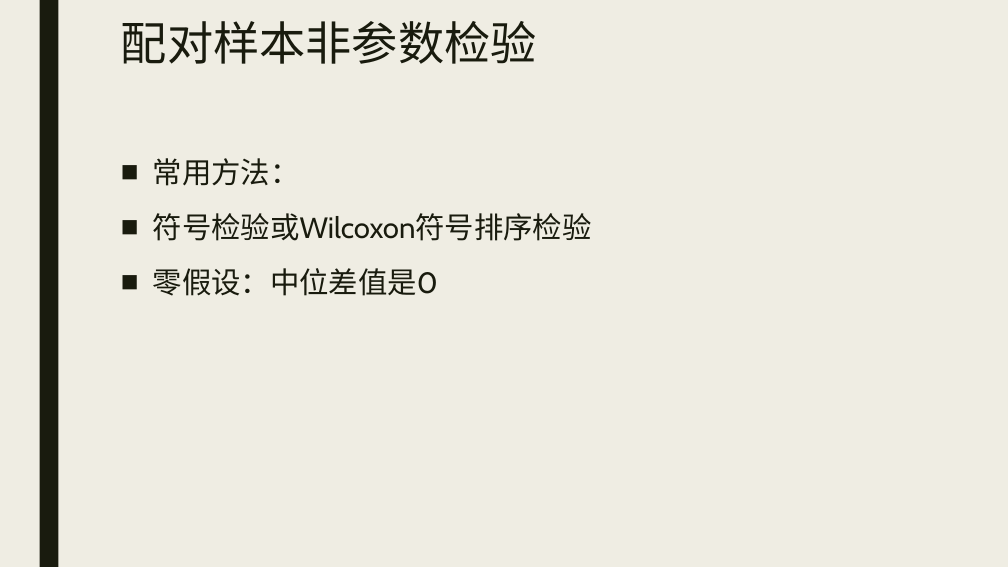
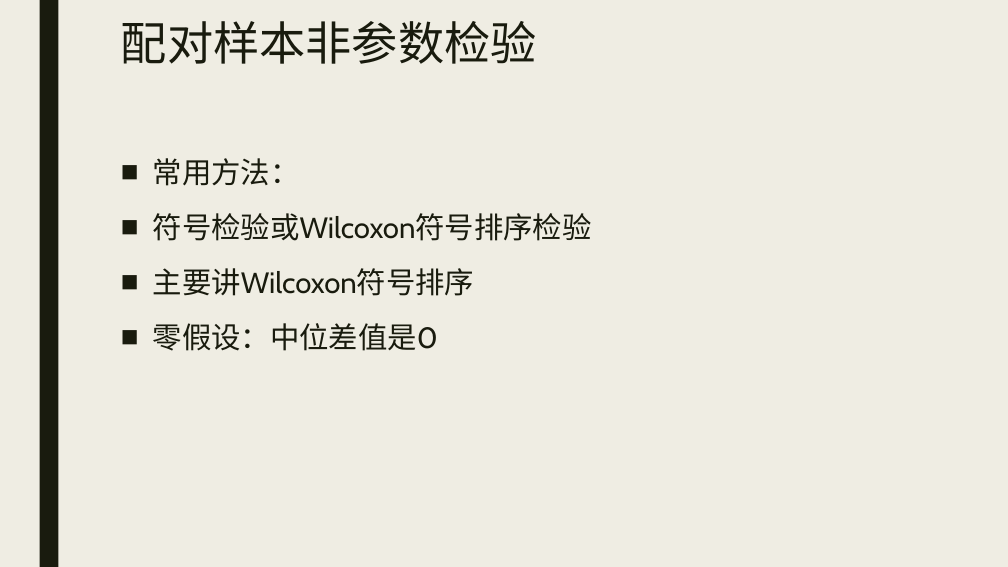
Before and after one commit to beneon/medstat, a slide deck: slide 21 of lect-8/非参数检验.pptx. Drawn at 1008x567 pixels with LibreOffice and Linux fonts; fonts in the diff are those of the drawing. Boxes give left, top, right and bottom in pixels: in the first picture for what was removed or moved away, otherwise in the second. Text is boxed around its words. In the diff, an @@ line names an element or a change of style, - is before the commit and + after.

```diff
--- a/lect-8/非参数检验.pptx
+++ b/lect-8/非参数检验.pptx
@@ text at (153, 268, 475, 296): paragraph added @@
+■ 主要讲Wilcoxon符号排序
```
Also in this commit, not shown: 3 other slides changed, 14 slides added, 5 other files.
